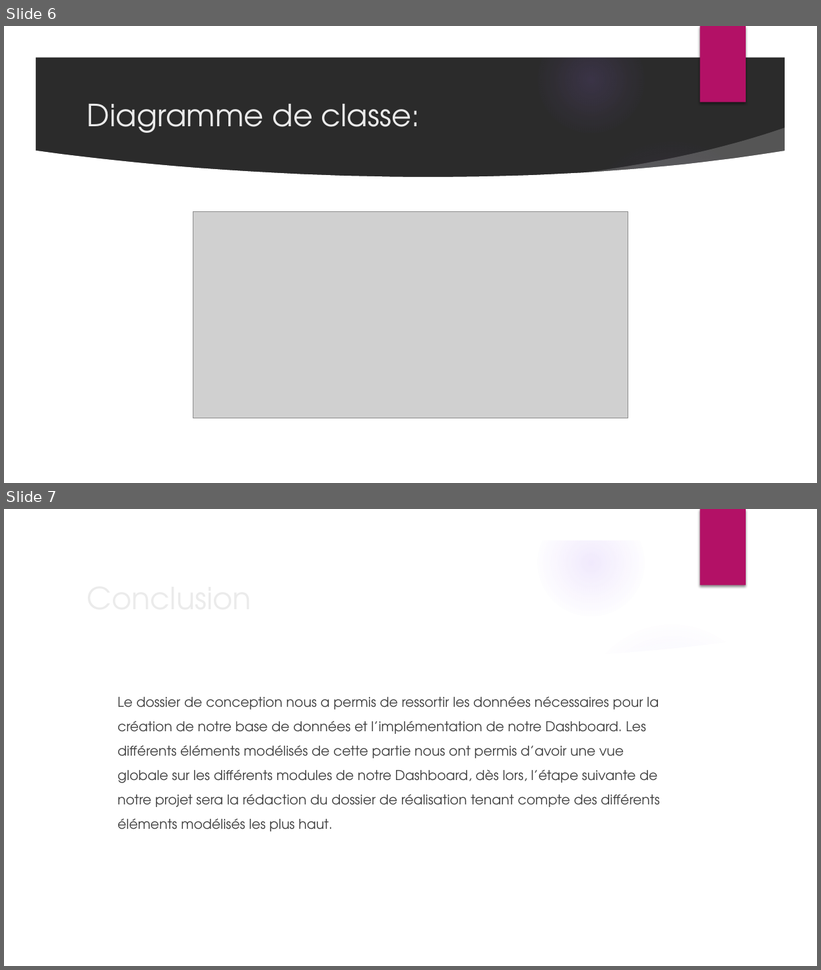
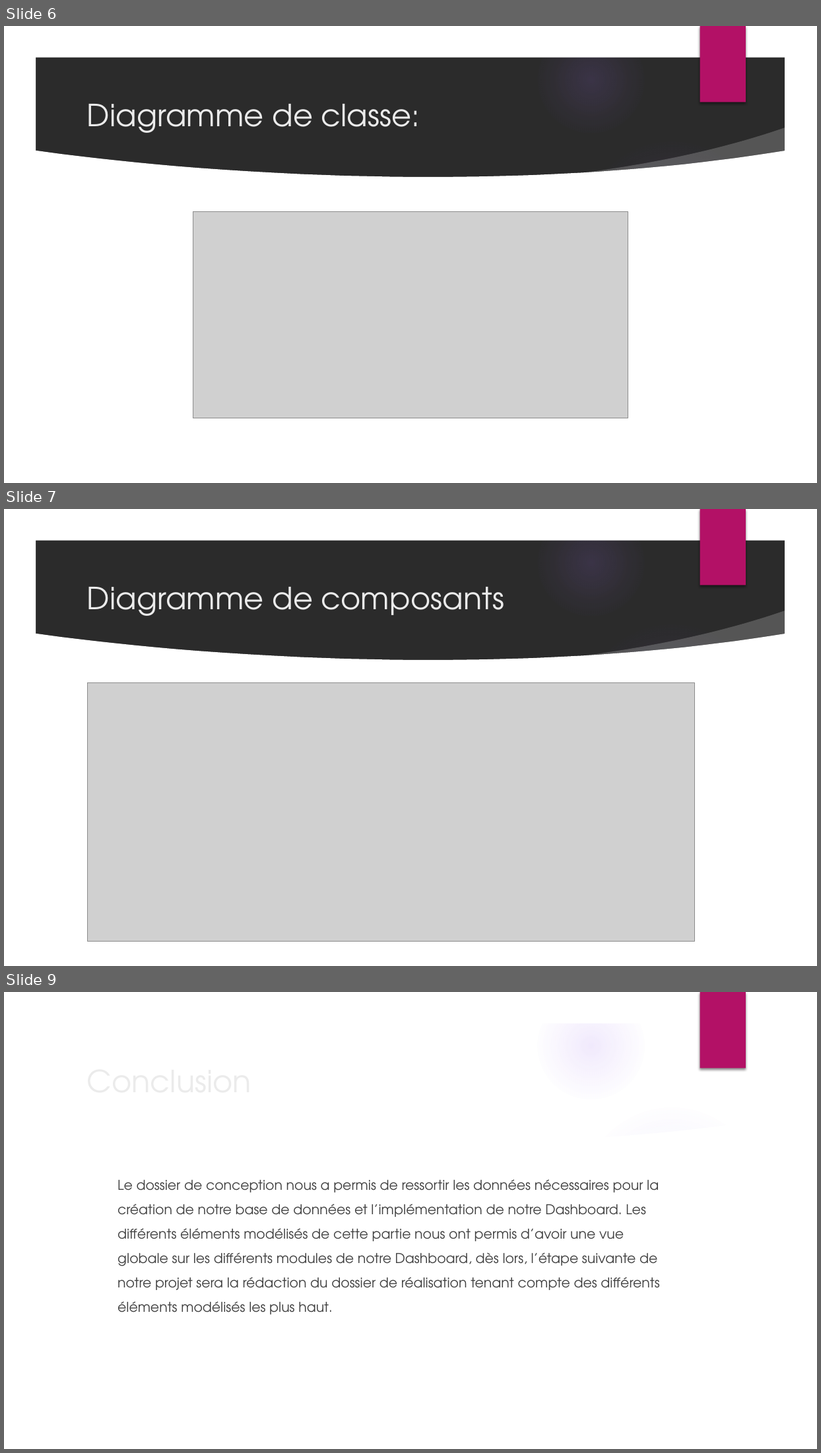
Before and after one commit to OpenSecureFoundation/Linux-System-Call-Monitor, a slide deck: Dossier de conception.pptx. Shown one above the other, each under a label of ours: slides 6 and 7 before the commit, slides 6, 7 and 9 after it; the slides between them are not shown. The pictures are 821x970 and 821x1453 pixels, drawn with LibreOffice and Linux fonts; fonts in the diff are those of the drawing; grey boxes stand for pictures; background and template pictures are left out; a plain dark background stands for a picture behind light text. Boxes give left, top, right and bottom in pixels: in the first picture for what was removed or moved away, otherwise in the second. Text is boxed around its words. In the diff, an @@ line names an element or a change of style, - is before the commit and + after.

```diff
--- a/Dossier de conception.pptx
+++ b/Dossier de conception.pptx
@@ slide 7 added at (4,509,817,966), background picture (left out); not listed: 9 template elements that a slide beside it also shows @@
@@ title added at (87,587,504,616), 36 pt, text #EBEBEB @@
+Diagramme de composants
@@ picture added at (88,683,695,941) @@
@@ what was slide 7 is now slide 9 @@
```
Also in this commit, not shown: 1 other slide added, 3 other files.
